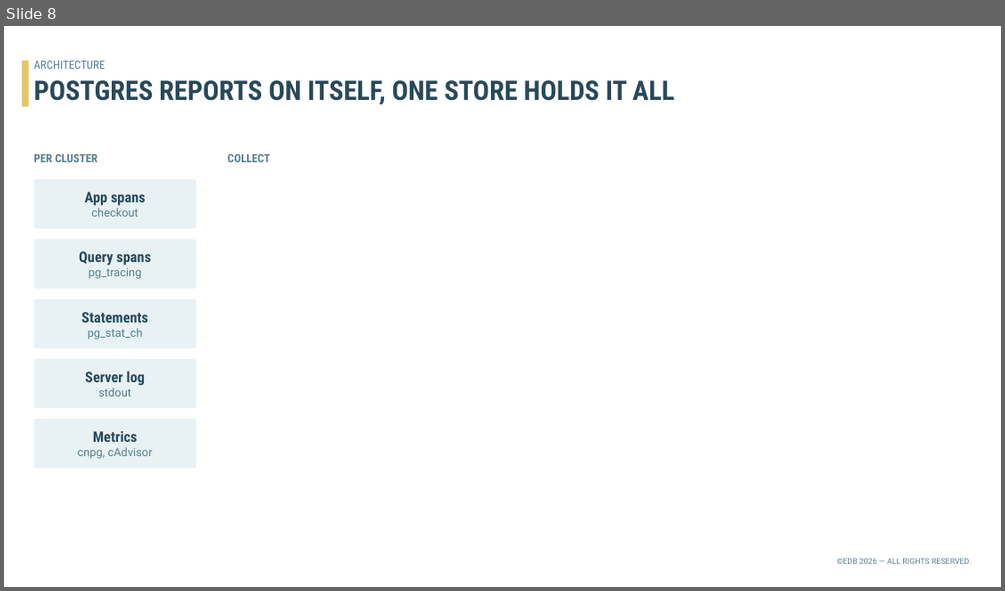
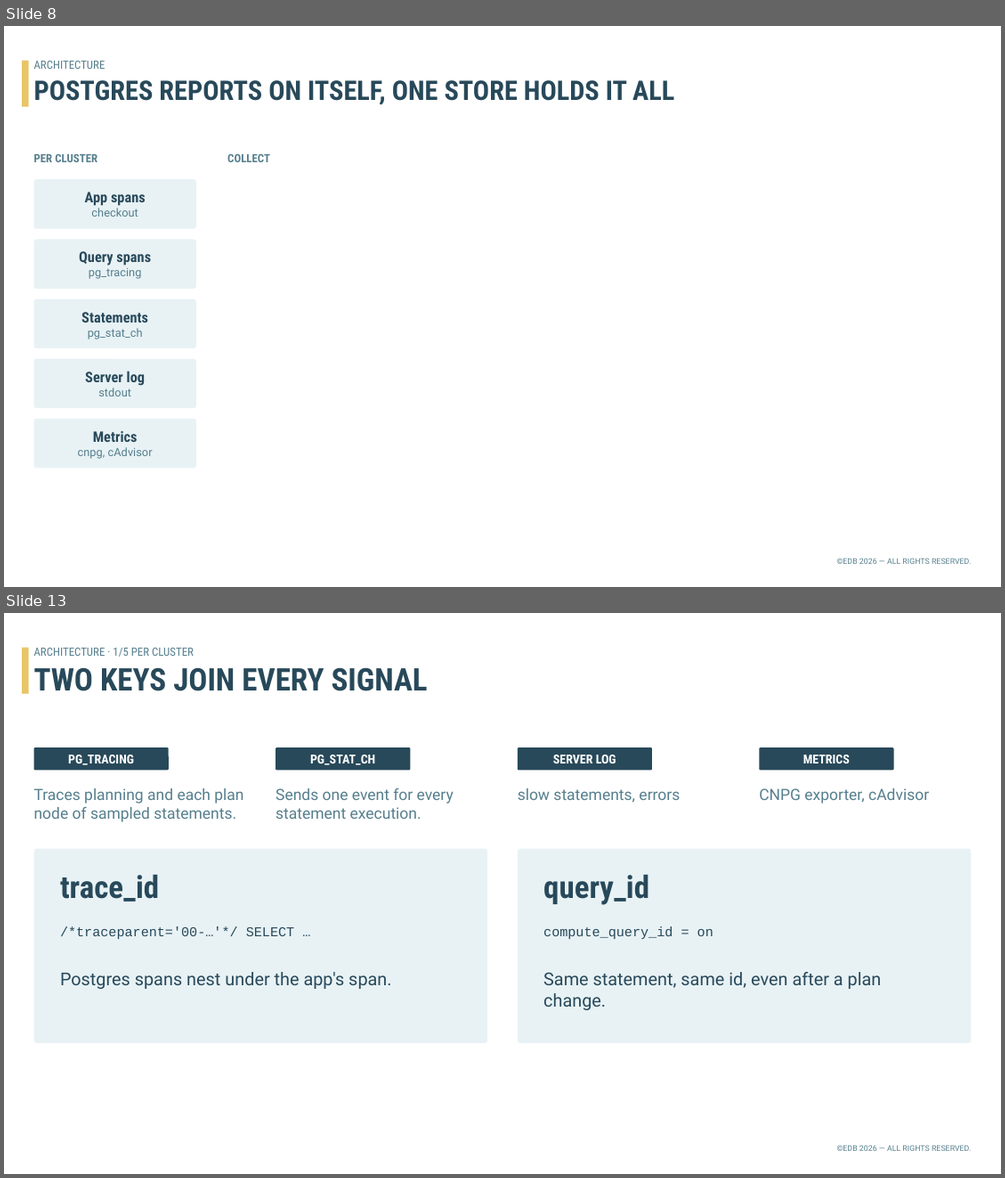
Before and after one commit to gabrosys/postgres-k8s-unified-o11y, a slide deck: slides/pg-unified-o11y.pptx. Shown one above the other, each under a label of ours: slide 8 before the commit, slides 8 and 13 after it; the slides between them are not shown. The pictures are 1005x591 and 1005x1178 pixels, drawn with LibreOffice and Linux fonts; fonts in the diff are those of the drawing; background and template pictures are left out. Boxes give left, top, right and bottom in pixels: in the first picture for what was removed or moved away, otherwise in the second. Text is boxed around its words. In the diff, an @@ line names an element or a change of style, - is before the commit and + after.

```diff
--- a/slides/pg-unified-o11y.pptx
+++ b/slides/pg-unified-o11y.pptx
@@ slide 13 added at [4, 613, 1001, 1174], background #FFFFFF; not listed: 1 template element that a slide beside it also shows @@
@@ rectangle added at [22, 648, 29, 694], fill #E7C568 @@
@@ text added at [34, 648, 194, 657], 11 pt, text #567F8D @@
+ARCHITECTURE · 1/5 PER CLUSTER
@@ text added at [34, 667, 428, 691], 30 pt, text #28495A, bold @@
+TWO KEYS JOIN EVERY SIGNAL
@@ rounded rectangle added at [34, 747, 169, 770], fill #28495A, 12 pt, text #FFFFFF, bold @@
+PG_TRACING
@@ rounded rectangle added at [275, 747, 410, 770], fill #28495A, 12 pt, text #FFFFFF, bold @@
+PG_STAT_CH
@@ rounded rectangle added at [518, 747, 652, 770], fill #28495A, 12 pt, text #FFFFFF, bold @@
+SERVER LOG
@@ rounded rectangle added at [760, 747, 894, 770], fill #28495A, 12 pt, text #FFFFFF, bold @@
+METRICS
@@ text added at [34, 788, 243, 822], 15 pt, text #567F8D @@
+Traces planning and each plan node of sampled statements.
@@ text added at [275, 787, 453, 819], 15 pt, text #567F8D @@
+Sends one event for every statement execution.
@@ text added at [518, 788, 680, 803], 15 pt, text #567F8D @@
+slow statements, errors
@@ text added at [759, 788, 929, 803], 15 pt, text #567F8D @@
+CNPG exporter, cAdvisor
@@ rounded rectangle added at [34, 849, 488, 1043], fill #E8F2F5 @@
@@ rounded rectangle added at [518, 849, 971, 1043], fill #E8F2F5 @@
@@ text added at [60, 874, 159, 901], 30 pt, text #28495A, bold @@
+trace_id
@@ text added at [543, 874, 649, 905], 30 pt, text #28495A, bold @@
+query_id
@@ text added at [60, 926, 295, 939], 13 pt, text #28495A @@
+/*traceparent='00-…'*/ SELECT …
@@ text added at [543, 926, 713, 939], 13 pt, text #28495A @@
+compute_query_id = on
@@ text added at [60, 972, 391, 989], 17 pt, text #28495A @@
+Postgres spans nest under the app's span.
@@ text added at [543, 972, 882, 1010], 17 pt, text #28495A @@
+Same statement, same id, even after a plan change.
```
Also in this commit, not shown: 8 slides changed, 7 other slides added, 6 slides removed, 2 other files.
